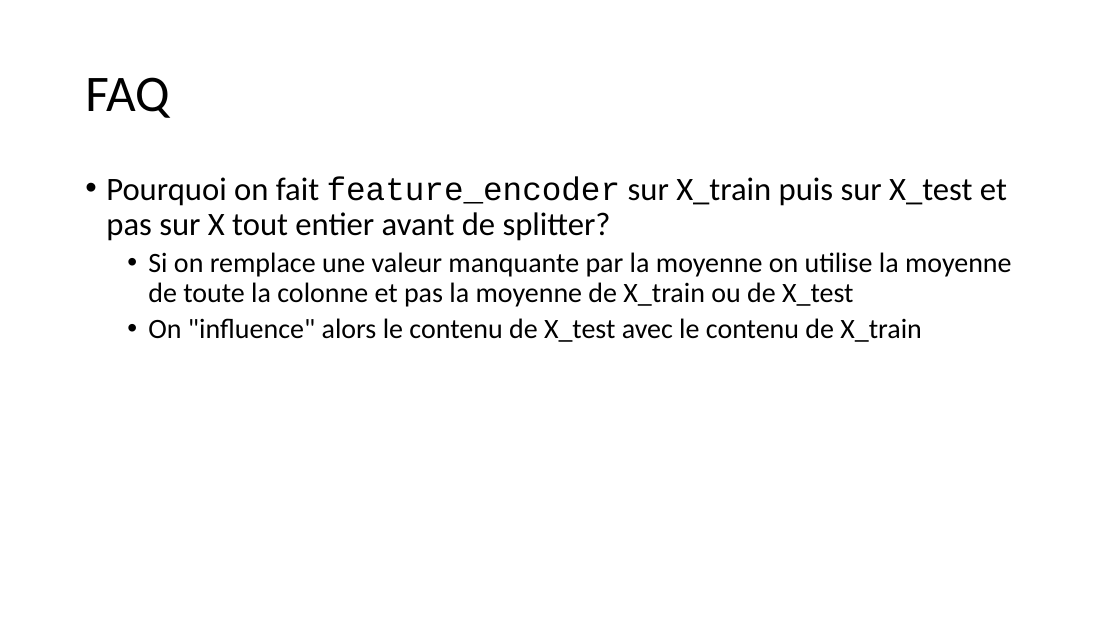
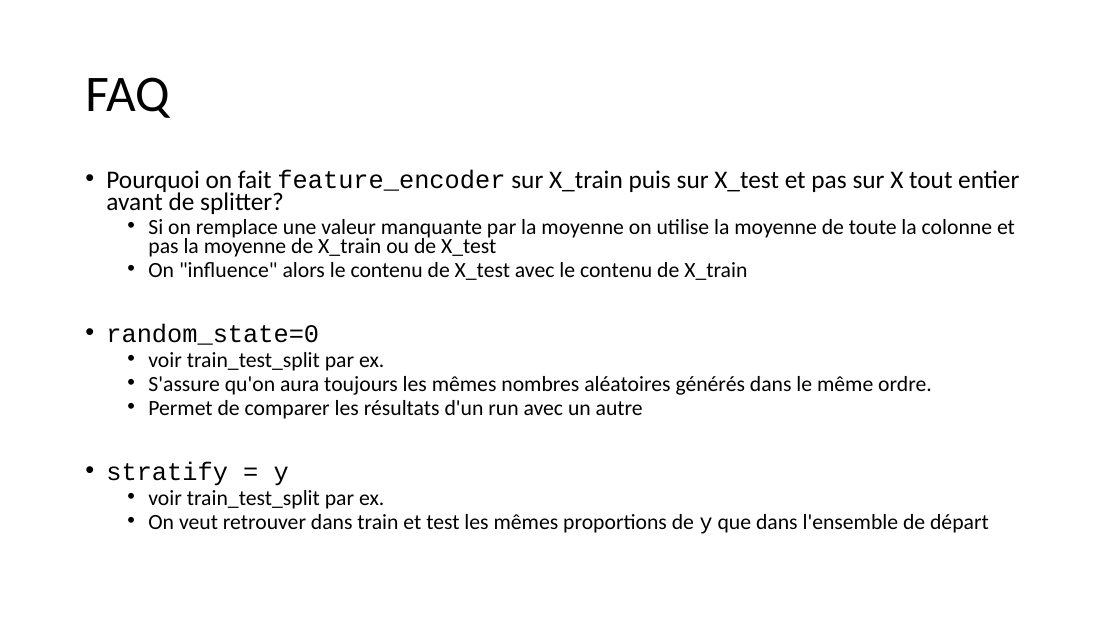
Before and after one commit to 40tude/Data_Essentials_Stage_Oct_2023, a slide deck: slide 45 of 00_notes_de_stage.pptx. Drawn at 1120x630 pixels with LibreOffice and Linux fonts; fonts in the diff are those of the drawing. Boxes give left, top, right and bottom in pixels: in the first picture for what was removed or moved away, otherwise in the second. Text is boxed around its words. In the diff, an @@ line names an element or a change of style, - is before the commit and + after.

```diff
--- a/00_notes_de_stage.pptx
+++ b/00_notes_de_stage.pptx
@@ text at [106, 170, 1019, 280]: size 28 to 21.7 pt in "Pourquoi on fait feature_encoder sur X_train puis ..."; size 24 to 18.6 pt in "Si on remplace une valeur manquante par ...", "On "influence" alors le contenu de X_test ..."; line spacing 0.9 to 0.7 @@
@@ text at [106, 323, 989, 534]: paragraphs added @@
+• random_state=0
+  • voir train_test_split par ex.
+  • S'assure qu'on aura toujours les mêmes nombres aléatoires générés dans le même ordre.
+  • Permet de comparer les résultats d'un run avec un autre
+• stratify = y
+  • voir train_test_split par ex.
+  • On veut retrouver dans train et test les mêmes proportions de y que dans l'ensemble de départ
```
Also in this commit, not shown: 1 other slide changed, 3 other files.
